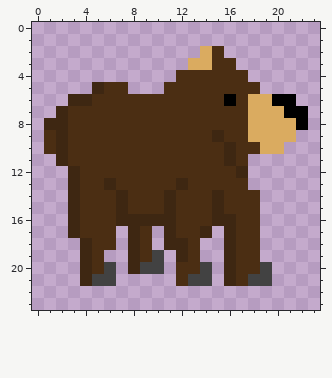
Two states of a pixel-art sprite, res/images/creature/bear/idle0.png. This is how it looked before the edit.
The file is 24x24 pixels. Colours within 5 levels of each other are drawn and written as one.
New version:
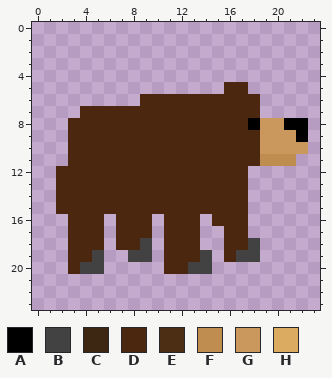
Palette (. is transparent): A #000000  B #424242  C #3e2712  D #4a270e  E #4b2e13  F #c08d51  G #ca975c  H #daab60
From old to new:
y 2: x 14..15 HE -> ..
y 3: x 13..16 HHEE -> ....
y 4: x 12..17 EEEEEE -> ......
y 5: x 5..7 CEE -> ...; x 11..18 EEEEEEEE -> .....DD.
y 6: x 3..21 CCEEEEEEEEEEEAEHHAA -> ......DDDDDDDDDD...
y 7: x 2..22 CEEEEEEEEEEEEEEEHHHAA -> ..DDDDDDDDDDDDDDD....
y 8: x 1..21 CCEEEEEEEEEEEEEEEHHHH -> ..DDDDDDDDDDDDDDDAGGA
y 9: x 1..22 ECEEEEEEEEEEEECEEHHHH. -> ..DDDDDDDDDDDDDDDDGGGA
y 10: x 1..22 ECEEEEEEEEEEEEECEEHH.. -> ..DDDDDDDDDDDDDDDDGGGG
y 11: x 2..21 CEEEEEEEEEEEEECE.... -> .DDDDDDDDDDDDDDDDFFF
y 12: x 2..17 .CEEEEEEEEEEEEEC -> DDDDDDDDDDDDDDDD
y 13: x 2..17 .CEECEEEEECEEEEE -> DDDDDDDDDDDDDDDD
y 14..15: x 2..18 .CEEECEEECEEECEEE -> DDDDDDDDDDDDDDDD.
y 16: x 3..18 CEEECCCCCEEECCEE -> DDD.DDD.DDD.DDD.
y 17: x 3..9 CEEE.CE -> DDD.DDD; x 11..14 CEEC -> DDD.; x 16..18 CEE -> DD.
y 18: x 3..9 .CEE.CE -> DDD.DDB; x 11..13 CCE -> DDD; x 16..18 CEE -> DDB
y 19: x 3..5 .CE -> DDB; x 8..14 CEB.CE. -> BB.DDDB; x 16..18 CEE -> DBB
y 20: x 3..6 .CEB -> DBB.; x 8..13 CBB.EE -> ...DDB; x 16..19 CEEB -> ....
y 21: x 4..6 CBB -> ...; x 12..14 EBB -> ...; x 16..19 CEBB -> ....
Boxes around the changes in both pictures, in picture pixels (x1, y1, x2, y2):
changed: (44, 46, 308, 286)
